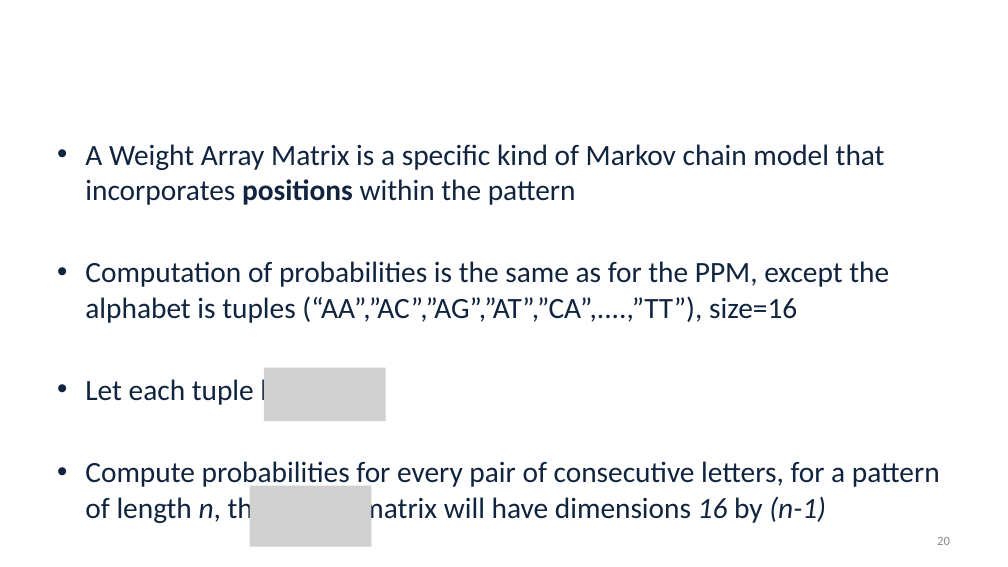
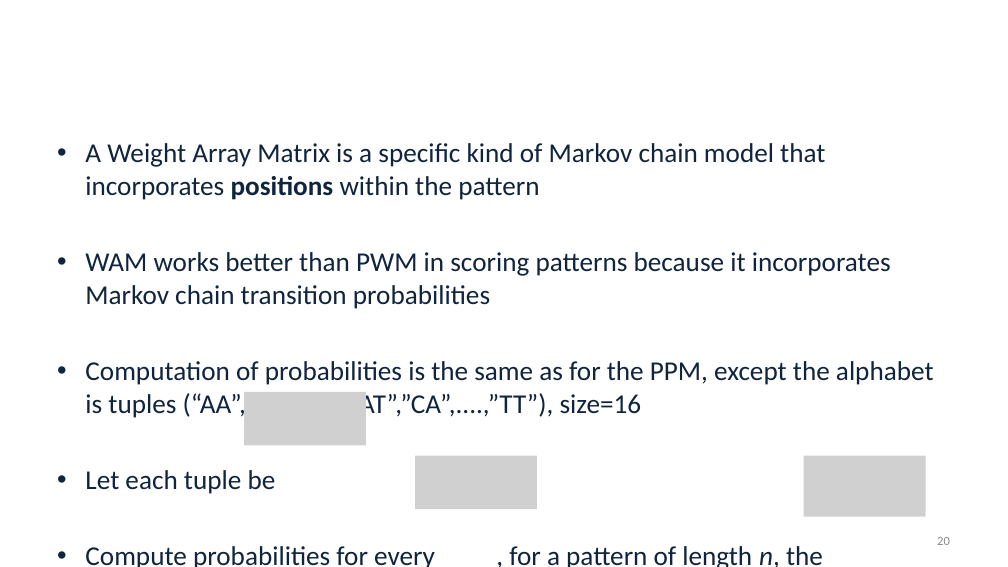
Before and after one commit to alekseyzimin/BME-Algorithms-for-Analysis-of-Genomic-Data, a slide deck: slide 20 of Week 11 Monday November 3.pptx. Drawn at 1008x567 pixels with LibreOffice and Linux fonts; fonts in the diff are those of the drawing; grey boxes stand for pictures; background and template pictures are left out. Boxes give left, top, right and bottom in pixels: in the first picture for what was removed or moved away, otherwise in the second. Text is boxed around its words. In the diff, an @@ line names an element or a change of style, - is before the commit and + after.

```diff
--- a/Week 11 Monday November 3.pptx
+++ b/Week 11 Monday November 3.pptx
@@ text at (85,143,934,494): size 28 to 25.9 pt in "A Weight Array Matrix is a specific ...", "Computation of probabilities is the same as ...", "Let each tuple be" @@
@@ text at (85,252,891,309): paragraph added @@
+• WAM works better than PWM in scoring patterns because it incorporates Markov chain transition probabilities
@@ picture removed at (264,368,386,421) @@
@@ picture added at (244,392,366,445) @@
@@ picture added at (415,456,537,510) @@
@@ picture added at (804,456,926,517) @@
@@ picture removed at (250,485,371,547) @@
@@ text at (85,546,823,567): text changed; size 28 to 25.9 pt @@
-• Compute probabilities for every pair of consecutive letters, for a pattern of length n, the matrix will have dimensions 16 by (n-1)
+• Compute probabilities for every , for a pattern of length n, the matrix will have dimensions 16 by (n-1)
```
Also in this commit, not shown: 2 other slides changed.
